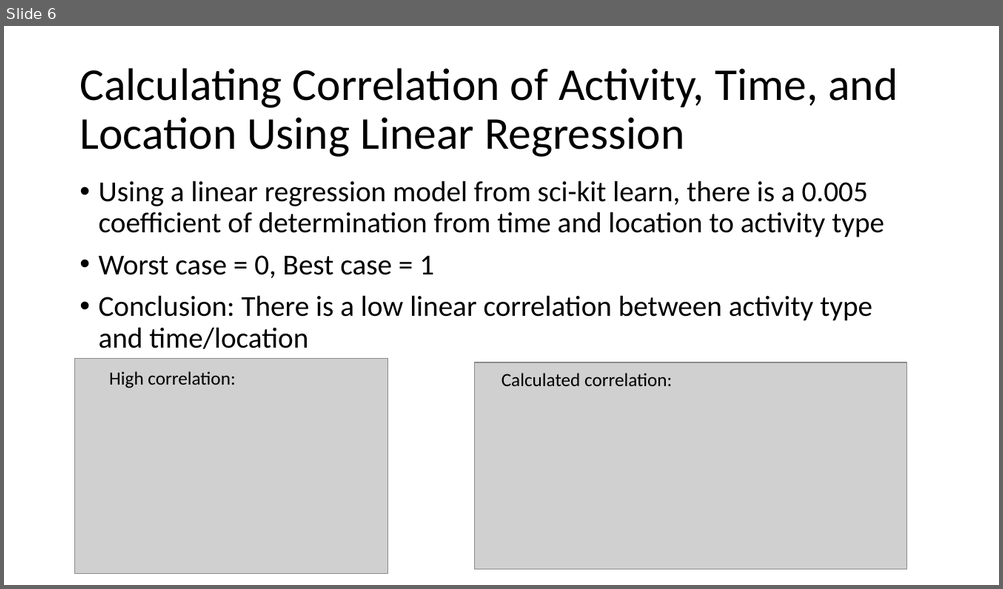
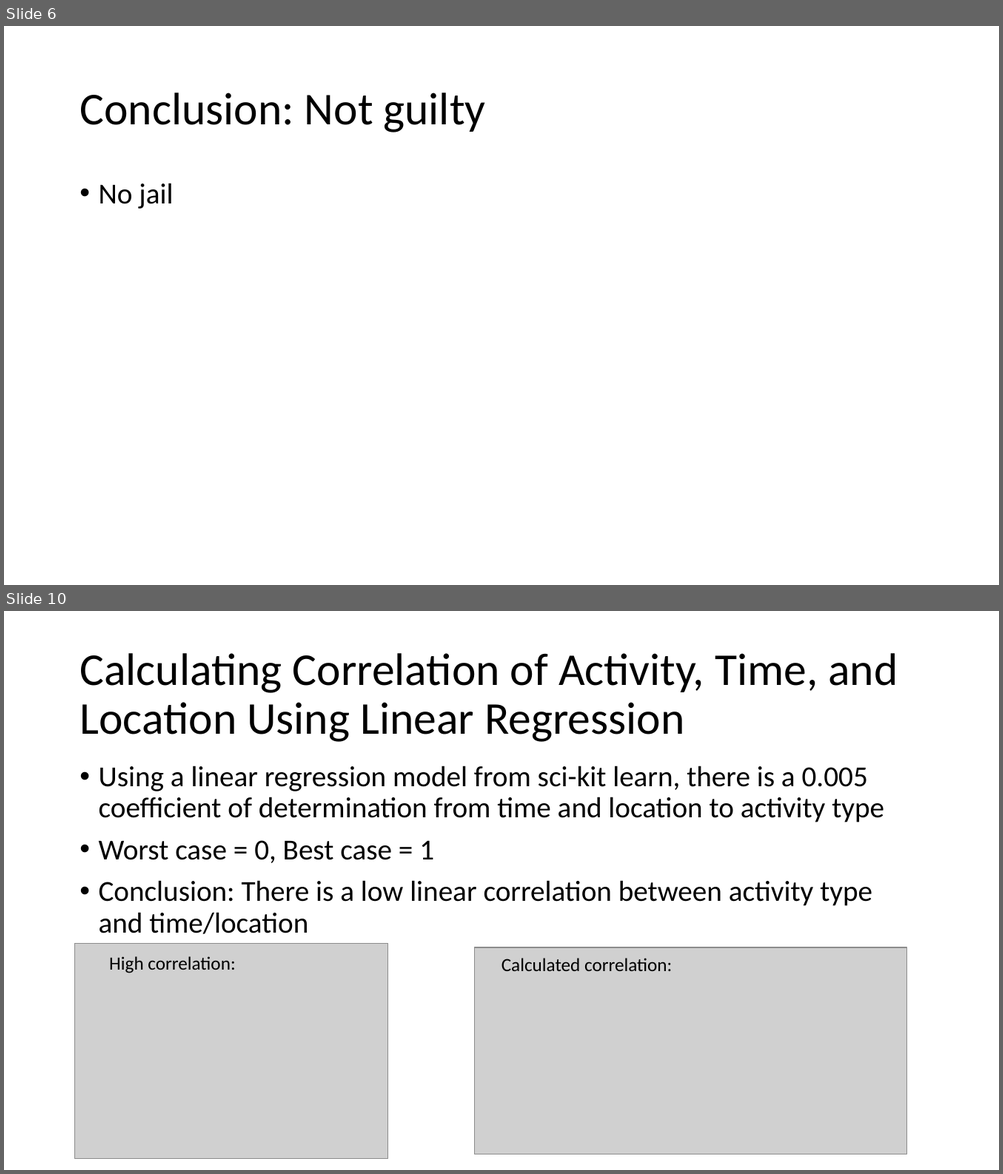
Before and after one commit to ian-mcnichols/CS_480, a slide deck: 480_HW1.pptx. Shown one above the other, each under a label of ours: slide 6 before the commit, slides 6 and 10 after it; the slides between them are not shown. The pictures are 1003x589 and 1003x1174 pixels, drawn with LibreOffice and Linux fonts; fonts in the diff are those of the drawing; grey boxes stand for pictures. Boxes give left, top, right and bottom in pixels: in the first picture for what was removed or moved away, otherwise in the second. Text is boxed around its words. In the diff, an @@ line names an element or a change of style, - is before the commit and + after.

```diff
--- a/480_HW1.pptx
+++ b/480_HW1.pptx
@@ slide 6 added at (x1=4, y1=26, x2=999, y2=585), background #FFFFFF @@
@@ title added at (x1=79, y1=93, x2=486, y2=133), 44 pt, text #000000 @@
+Conclusion: Not guilty
@@ text added at (x1=99, y1=183, x2=173, y2=209), 28 pt, text #000000 @@
+• No jail
@@ what was slide 6 is now slide 10 @@
```
Also in this commit, not shown: 3 slides changed, 4 other slides added.
